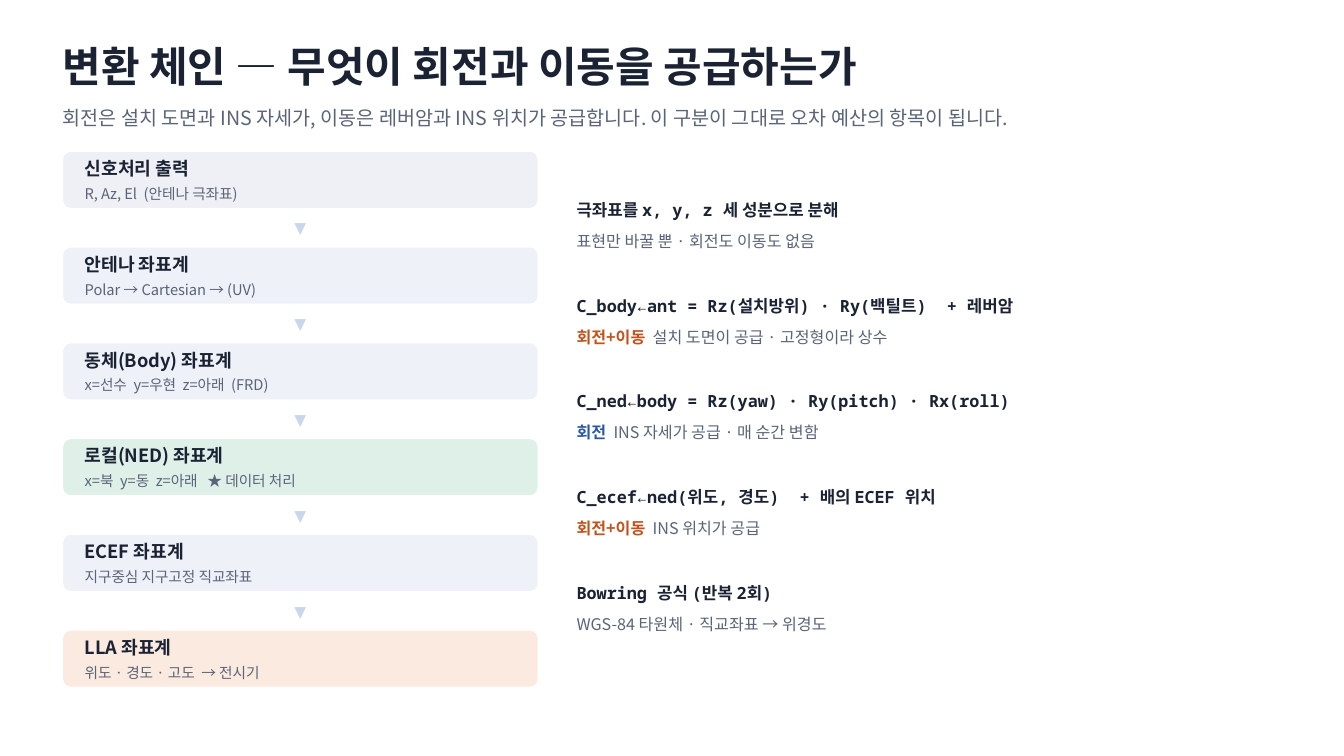
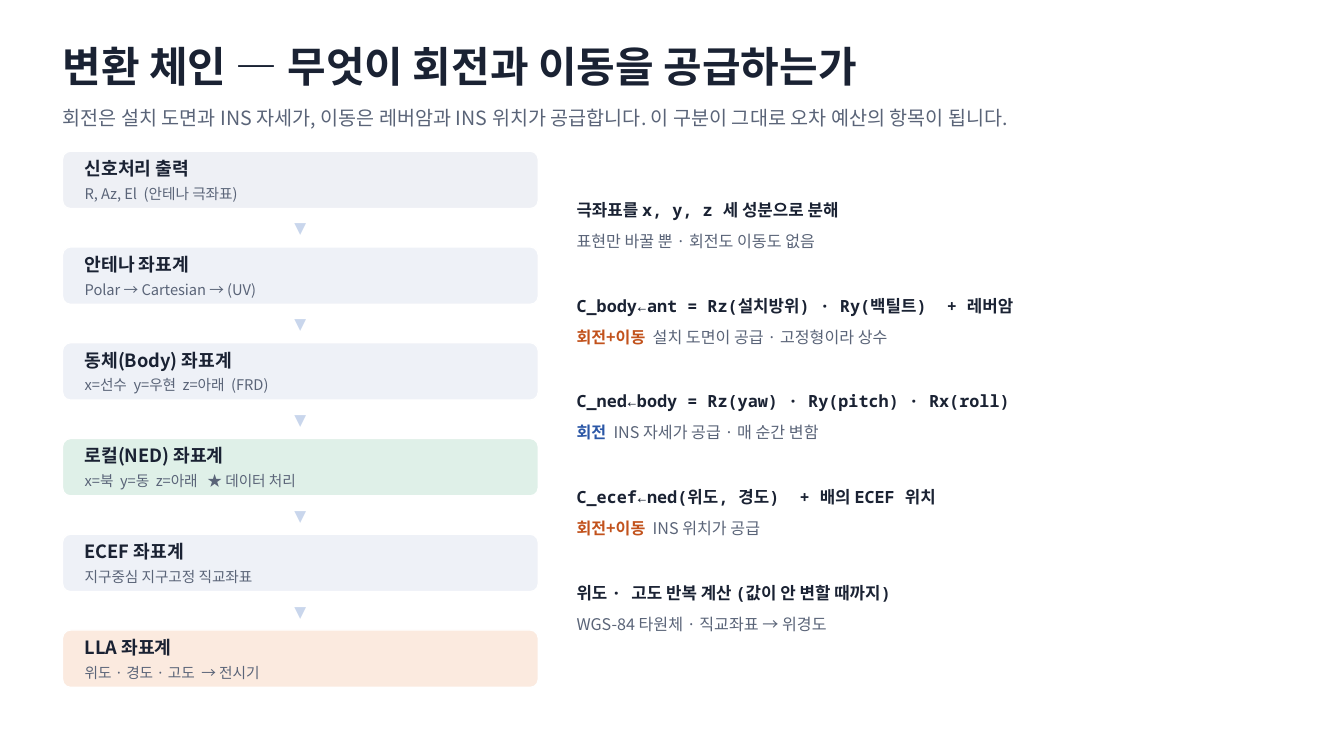
Before and after one commit to harley-hwan/IpcProc, a slide deck: slide 21 of Part2_CoordFrames/ref/산출물/Chapter2_coordinate_systems.pptx. Drawn at 1344x756 pixels with LibreOffice and Linux fonts; fonts in the diff are those of the drawing. Boxes give left, top, right and bottom in pixels: in the first picture for what was removed or moved away, otherwise in the second. Text is boxed around its words. In the diff, an @@ line names an element or a change of style, - is before the commit and + after.

```diff
--- a/Part2_CoordFrames/ref/산출물/Chapter2_coordinate_systems.pptx
+++ b/Part2_CoordFrames/ref/산출물/Chapter2_coordinate_systems.pptx
@@ text at [577,585,891,602]: text changed @@
-Bowring 공식 (반복 2회)
+위도 · 고도 반복 계산 (값이 안 변할 때까지)
```
Also in this commit, not shown: 6 other slides changed, 1 slide added, 9 other files.
